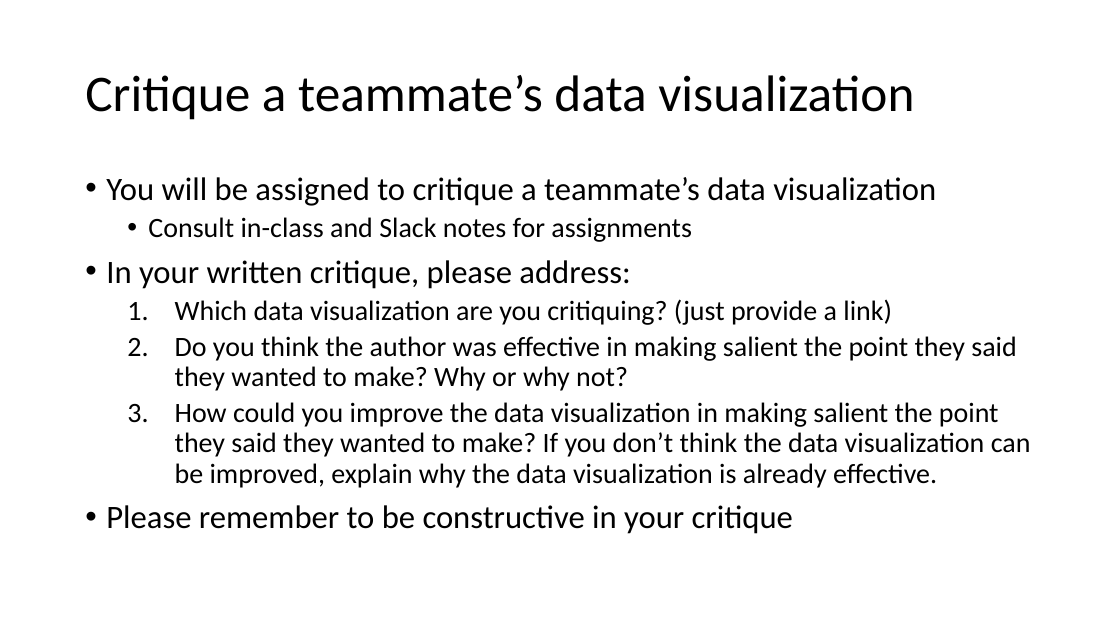
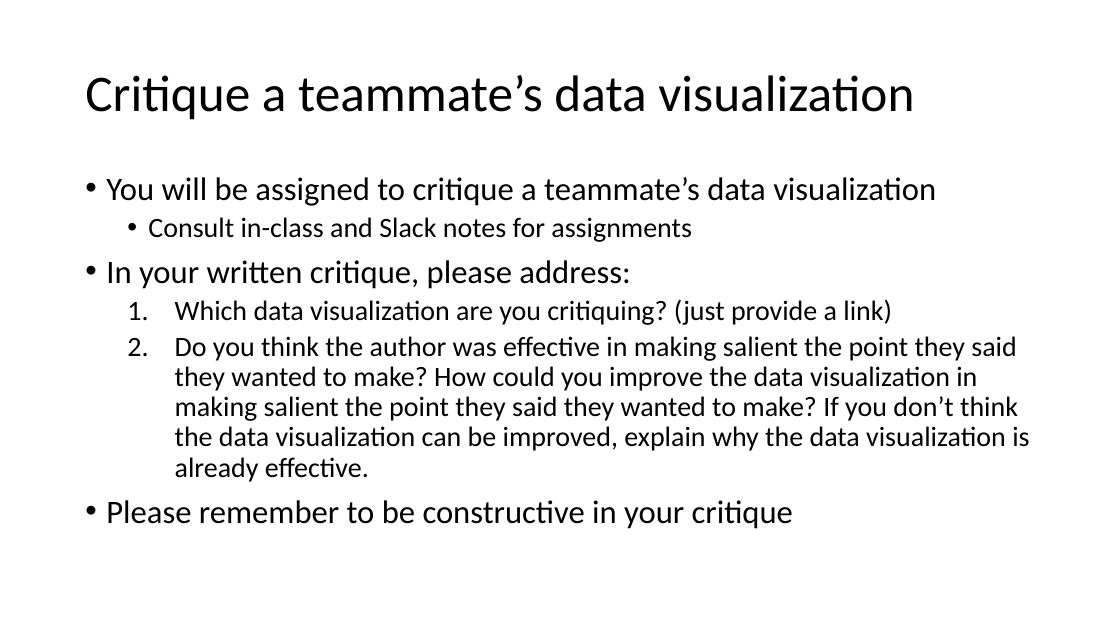
Before and after one commit to JEFworks-Lab/genomic-data-visualization-2023, a slide deck: slide 2 of resources/hw/genomic-data-visualization-HW_2.pptx. Drawn at 1120x630 pixels with LibreOffice and Linux fonts; fonts in the diff are those of the drawing. Boxes give left, top, right and bottom in pixels: in the first picture for what was removed or moved away, otherwise in the second. Text is boxed around its words. In the diff, an @@ line names an element or a change of style, - is before the commit and + after.

```diff
--- a/resources/hw/genomic-data-visualization-HW_2.pptx
+++ b/resources/hw/genomic-data-visualization-HW_2.pptx
@@ text at [175, 336, 1029, 482]: text changed @@
-  2. Do you think the author was effective in making salient the point they said they wanted to make? Why or why not?
-  3. How could you improve the data visualization in making salient the point they said they wanted to make? If you don’t think the data visualization can be improved, explain why the data visualization is already effective.
+  2. Do you think the author was effective in making salient the point they said they wanted to make? How could you improve the data visualization in making salient the point they said they wanted to make? If you don’t think the data visualization can be improved, explain why the data visualization is already effective.
```
Also in this commit, not shown: 2 slides added, 2 other files.
